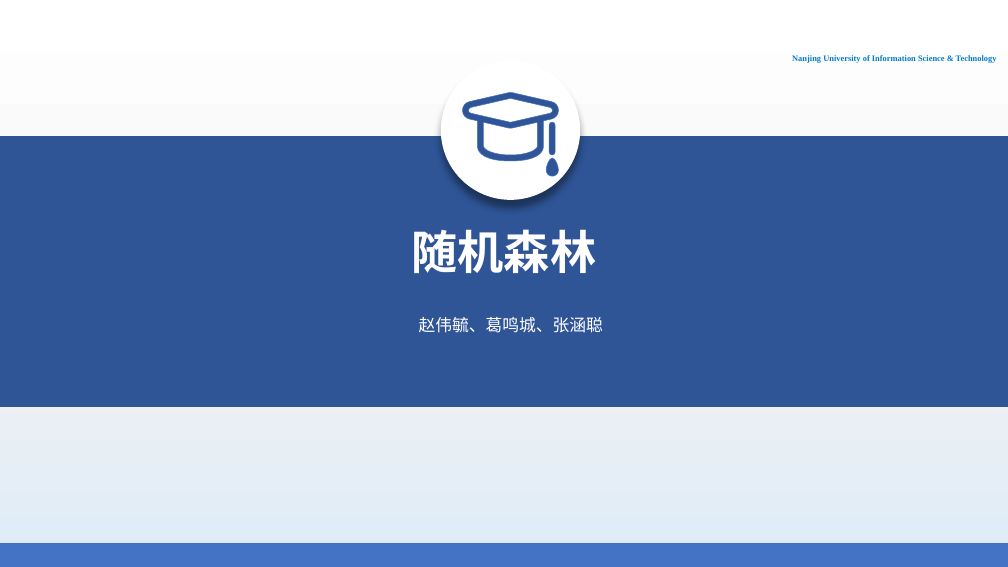
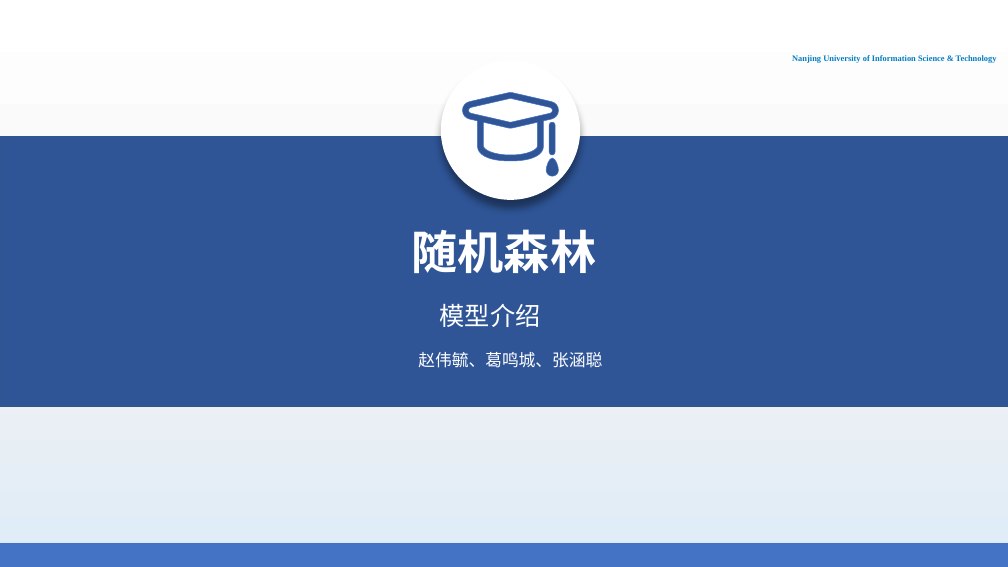
Before and after one commit to PhantomGMC/Week16-Math_model, a slide deck: slide 21 of 数模16周报告.pptx (slide 12 before the commit). Drawn at 1008x567 pixels with LibreOffice and Linux fonts; fonts in the diff are those of the drawing; background and template pictures are left out. Boxes give left, top, right and bottom in pixels: in the first picture for what was removed or moved away, otherwise in the second. Text is boxed around its words. In the diff, an @@ line names an element or a change of style, - is before the commit and + after.

```diff
--- a/数模16周报告.pptx
+++ b/数模16周报告.pptx
@@ text added at box(440, 304, 541, 327), 24 pt, text #FFFFFF @@
+模型介绍
@@ text "赵伟毓、葛鸣城、张涵聪": place and size @@
-text "赵伟毓、葛鸣城、张涵聪" at box(419, 317, 603, 333)
+text "赵伟毓、葛鸣城、张涵聪" at box(418, 352, 602, 368)
```
Also in this commit, not shown: 6 other slides changed, 9 slides added.
